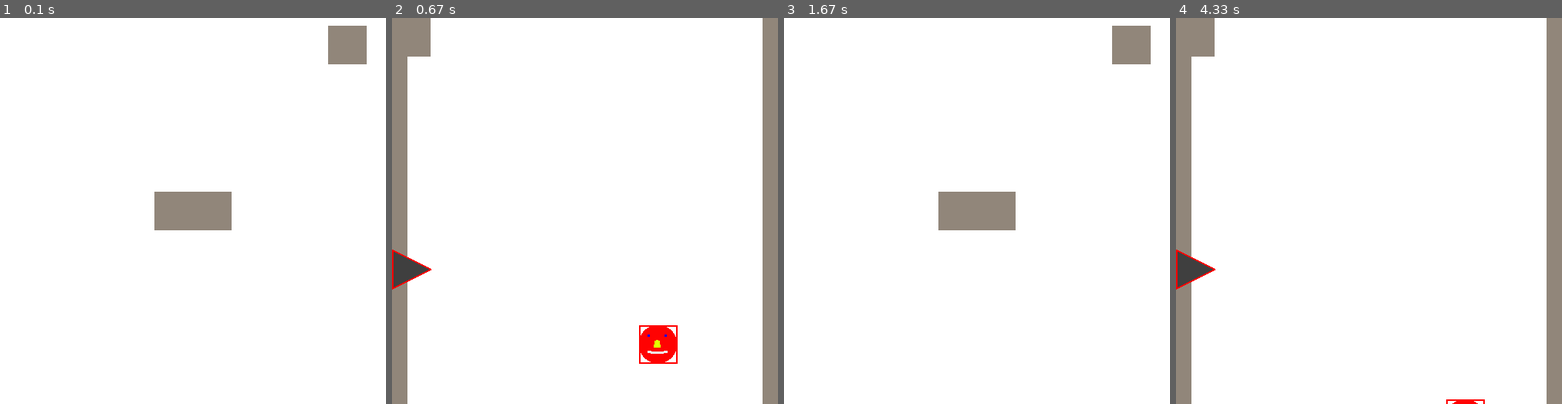
Above: before the commit, frames 1-4 (left to right).
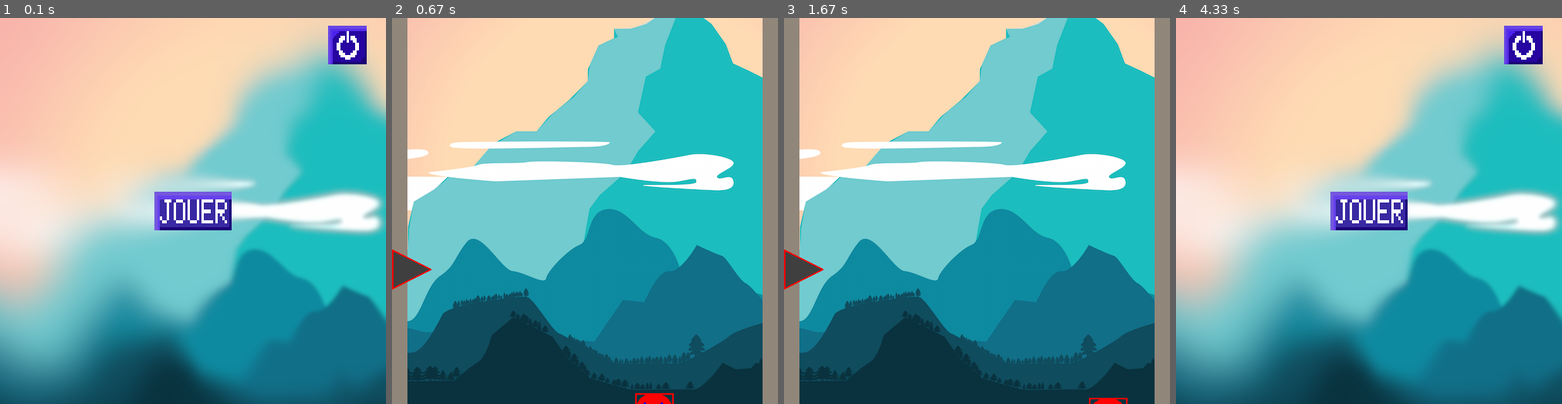
Above: after the commit, the same moments.

Repository: Wissi00/Projet-CMI
Game: pygame game, started from Main.py
Same seed, same stepped clock (60 frames per second), same inputs: the game is played once before the commit and once after it.
Inputs (mouse positions are in pixels of both pictures, inside the frame that each line leads up to):
- Up to frame 1 (0.1 s): no input
- Up to frame 2 (0.67 s): click (585, 211) at 0.38 s
- Up to frame 3 (1.67 s): click (977, 238) at 0.72 s; click (977, 211) at 1.05 s; tap Space at 1.33 s
- Up to frame 4 (4.33 s): click (1276, 133) at 1.72 s; click (1369, 211) at 3.95 s; click (1249, 160) at 4.28 s

The runs differ from the first frame. In frame 1, 98% of the frame differs, in the area x 0-100%, y 0-100%; in frame 2, 87%; in frame 3, 95%; in frame 4, 98%.

Commit message:
travail luka

Diff:
--- a/Game.py
+++ b/Game.py
@@ -5,7 +5,7 @@
 from Functions import *
 
 
-MenuButton=Button(0,0,placeHolder,50,50)
+MenuButton=Button(0,0,Jouer,50,50)
 def game():
     jumpdispo = True
     mur1=mur(placeHolder,0,20)
@@ -23,6 +23,11 @@
                 sys.exit()
         isJumping = pygame.key.get_pressed()[pygame.K_SPACE]
         Player1.mouvY(isJumping)
+        Player1.rectpoints=[Player1.rect.topleft,Player1.rect.topright,Player1.rect.bottomleft,Player1.rect.bottomright,Player1.rect.center,Player1.rect.midtop,Player1.rect.midbottom,Player1.rect.midleft,Player1.rect.midright]
+        for pique in piques:
+            for point in Player1.rectpoints:
+                if inTriangle(pique.A,pique.B,pique.C, point)==True:
+                    MenuLost()
         if isJumping:
             if jumpdispo:
                 isJumping = True
@@ -34,6 +39,7 @@
             if jumpdispo == False:
                 jumpdispo = True
                 isJumping = False
+        Player1.mouvY(isJumping)
         for pique in piques:
             for point in CirclePoints(Player1.rect.w/2, Player1.rect.center):
                 if inTriangle(pique.A,pique.B,pique.C, point)==True:
@@ -41,7 +47,7 @@
                     print(Player1.x,Player1.y)
                     MenuLost()
         #Display ------------------------------------------------------------
-        screen.fill((255,255,255))
+        screen.blit(Fond,(0,0))
         Player1.mouvY(isJumping)
         mur1.draw()
         mur2.draw()
@@ -50,7 +56,5 @@
         pique1.draw()
         if Player1.y>500:
             MenuLost()
-        if MenuButton.drawClick():
-            menu()
         pygame.display.update()
         clock.tick(60)
--- a/Lost.py
+++ b/Lost.py
@@ -4,16 +4,16 @@
 
 def MenuLost():
     from Menu import menu
+    from Game import game
     while True:
         for event in pygame.event.get():
             if event.type == pygame.QUIT:
                 pygame.quit()
                 sys.exit()
-            screen.fill((255,255,255))
-            if MenuButtonLost.drawClick():
-                menu()
+            screen.blit(Fond2,(0,0))
+            if StartButton.drawClick():
+               game()
             if ExitButton.drawClick():
-                print("Adieu")
                 pygame.quit()
                 sys.exit()
             pygame.display.update()
--- a/Menu.py
+++ b/Menu.py
@@ -10,10 +10,10 @@
             if event.type == pygame.QUIT:
                 pygame.quit()
                 sys.exit()
-            screen.fill((255,255,255))
+            screen.blit(Fond2,(0,0))
             if StartButton.drawClick():
                 game()
             if ExitButton.drawClick():
-                print("Exit")
+                pygame.quit()
             pygame.display.update()
             clock.tick(60)
--- a/Variables.py
+++ b/Variables.py
@@ -6,10 +6,14 @@
 global plafond
 plafond = 150
 screen = pygame.display.set_mode((500, 500))
-placeHolder=pygame.image.load("sprites/placeHolder.png")
-piqueImg=pygame.image.load("sprites/pique.png")
-StartButton=Button(200,225,placeHolder,100,50)
-ExitButton=Button (425,10,placeHolder,50,50)
-oiseauImg=pygame.image.load("sprites/oiseau.png")
+placeHolder=pygame.image.load("/Users/luka/Documents/GitHub/Projet-CMI/sprites/placeHolder.png")
+Jouer=pygame.image.load("/Users/luka/Documents/GitHub/Projet-CMI/sprites/Jouer.png")
+Power=pygame.image.load("/Users/luka/Documents/GitHub/Projet-CMI/sprites/Power.png")
+Fond=pygame.image.load("/Users/luka/Documents/GitHub/Projet-CMI/sprites/Fond.png")
+Fond2=pygame.image.load("/Users/luka/Documents/GitHub/Projet-CMI/sprites/Fond2.png")
+piqueImg=pygame.image.load("/Users/luka/Documents/GitHub/Projet-CMI/sprites/pique.png")
+StartButton=Button(200,225,Jouer,100,50)
+ExitButton=Button (425,10,Power,50,50)
+oiseauImg=pygame.image.load("/Users/luka/Documents/GitHub/Projet-CMI/sprites/oiseau.png")
 clock=pygame.time.Clock()
 rect = screen.get_rect()
--- a/classes.py
+++ b/classes.py
@@ -48,6 +48,7 @@
 
     def draw(self):
         screen.blit(self.sprite,(self.x,self.y))
+      #  pygame.draw.rect(screen, (255, 0, 0), self.rect, 2)
         pygame.draw.rect(screen, (255, 0, 0), self.rect, 2)
 
     def mouvY(self, jump):
@@ -95,4 +96,5 @@
     def draw(self):
         screen.blit(self.sprite,(self.rect))
        # pygame.draw.rect(screen, (255, 0, 0), self.rect, 2)
+     #   pygame.draw.polygon(screen, (255, 0, 0), self.vertices, 2)
         pygame.draw.polygon(screen, (255, 0, 0), self.vertices, 2)
Binary file added: sprites/Fond.png
Binary file added: sprites/Fond2.png
Binary file added: sprites/Jouer.png
Binary file added: sprites/Power.png
Not shown, added: gimp/Fond.xcf
Not shown, added: sprites/Fond.xcf
Not shown, added: sprites/Fond2.xcf
Not shown, added: sprites/Jouer.xcf
Not shown, added: sprites/Power.xcf
Not shown, added: sprites/Rejouer.xcf
